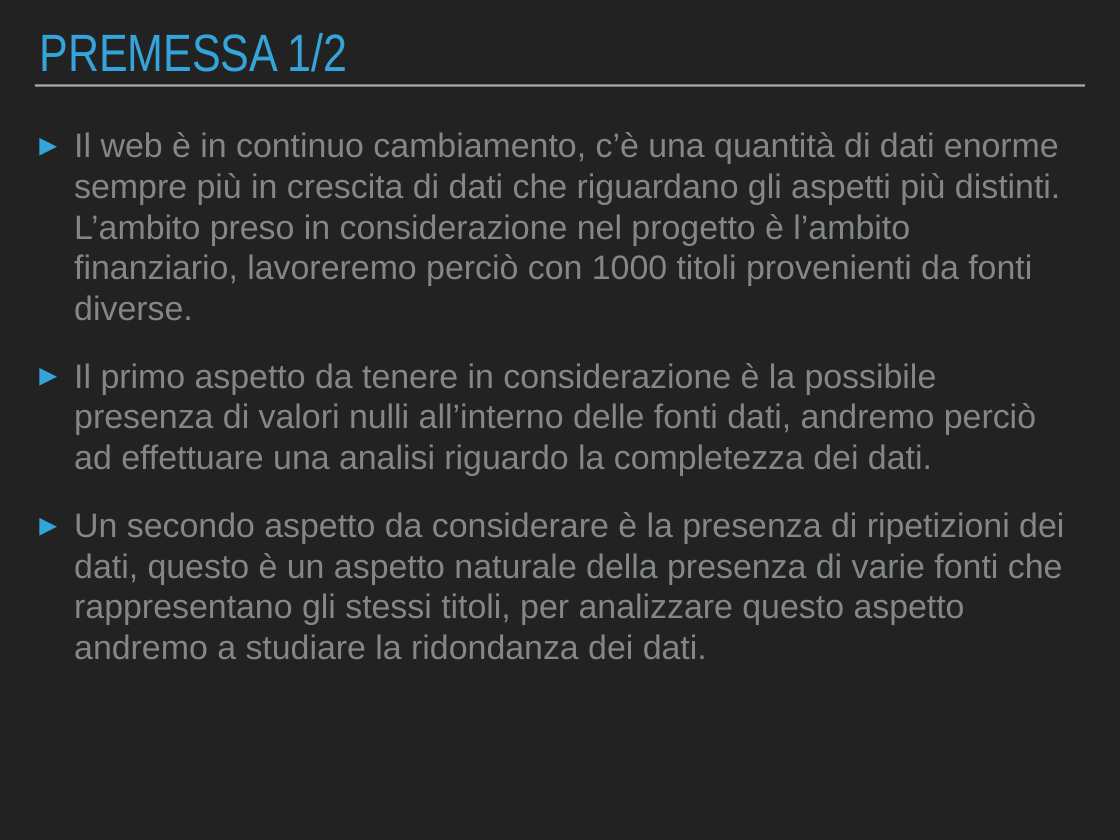
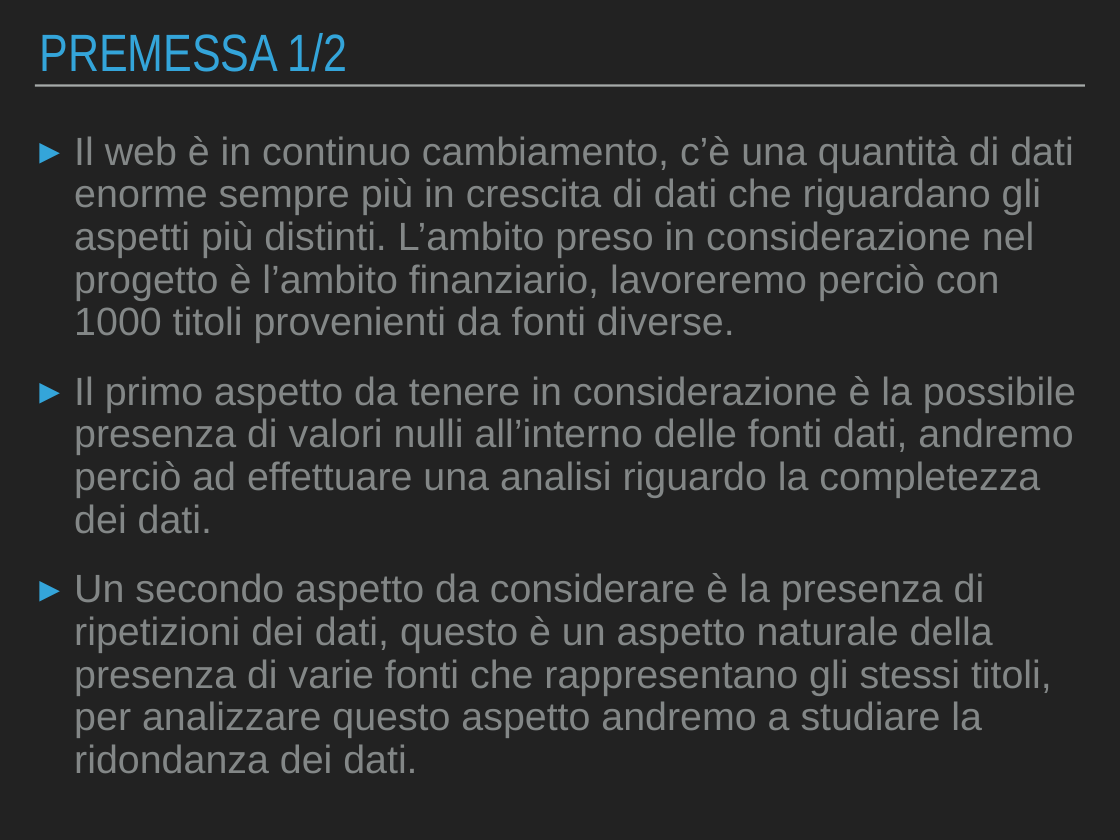
Before and after one commit to Beltra97/Unimib_ArchitettureDati, a slide deck: slide 2 of PresentazionePowerPoint.pptx. Drawn at 1120x840 pixels with LibreOffice and Linux fonts; fonts in the diff are those of the drawing. Boxes give left, top, right and bottom in pixels: in the first picture for what was removed or moved away, otherwise in the second. Text is boxed around its words. In the diff, an @@ line names an element or a change of style, - is before the commit and + after.

```diff
--- a/PresentazionePowerPoint.pptx
+++ b/PresentazionePowerPoint.pptx
@@ text "Il web è in continuo ..." at [74, 136, 1076, 773]: size 30.9 to 36 pt; line spacing 1 to 0.9 @@
```
Also in this commit, not shown: 11 other slides changed, 3 other files.
